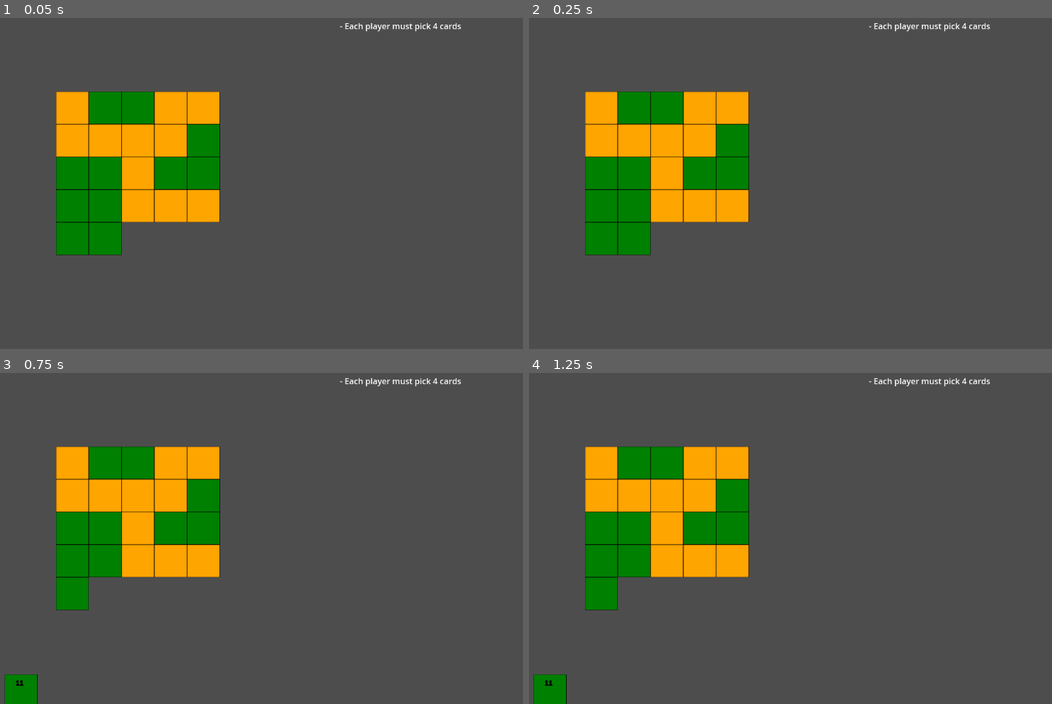
Above: before the commit, frames 1-4 (two rows, left to right).
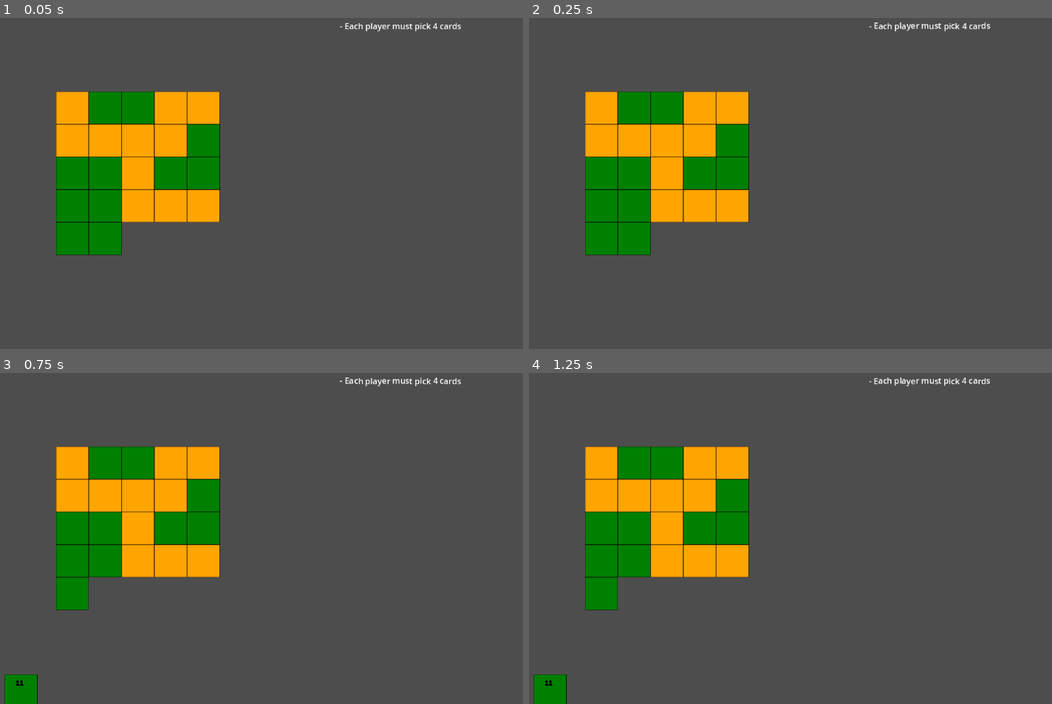
Above: after the commit, the same moments.

Repository: gturri/godot-coda
Game: Godot game, scene res://board.tscn
Two runs of this game, one before a commit and one after it. Both use one fixed random seed, a clock stepped at 60 frames per second and the inputs below. This scene is started directly instead of the project's main scene.
Inputs (mouse positions are in pixels of both pictures, inside the frame that each line leads up to):
- Up to frame 1 (0.05 s): no input
- Up to frame 2 (0.25 s): no input
- Up to frame 3 (0.75 s): move the mouse to (439, 538) at 0.52 s; press the mouse at (439, 538) at 0.53 s
- Up to frame 4 (1.25 s): no input

Frame 1 is identical in both runs. In frame 2, 0.1% of the frame differs, in the area x 64-89%, y 1-5%; in frame 3, 0.1%; in frame 4, 0.2%, in the area x 66-89%, y 1-5%.

Commit message:
highlight recent messages
otherwise it's easy to miss when a message is added

Diff:
--- a/InfoArea.gd
+++ b/InfoArea.gd
@@ -1,9 +1,40 @@
 extends RichTextLabel
 
+@export var timeUntilMessageIsntConsideredRecentAnymore_inSecond = 3
+var allEntries := [] # TODO: create an ad hoc Entry class
+
 func log_info(message: String) -> void:
-	append_text("- " + message + "\n")
+	add_message(message, "info")
 
 func log_warning(message: String) -> void:
-	push_color(Color.YELLOW)
-	log_info(message)
-	pop()
+	add_message(message, "warning")
+
+func add_message(message: String, severity: String) -> void:
+	allEntries.append([add_pre_and_postfix(message), severity, true])
+	print_entries()
+	var currentSize = allEntries.size()
+	get_tree().create_timer(timeUntilMessageIsntConsideredRecentAnymore_inSecond).timeout.connect(func (): mark_message_as_not_recent_anymore(currentSize-1))
+
+func add_pre_and_postfix(message: String) -> String:
+	return "- " + message + "\n"
+
+func mark_message_as_not_recent_anymore(entryIndex: int) -> void:
+	allEntries[entryIndex][2] = false
+	print_entries()
+
+func print_entries() -> void:
+	var allText = ""
+	for entry in allEntries:
+		var message = entry[0]
+		var severity = entry[1]
+		var isRecentMessage: bool = entry[2]
+		var optionalOpeningTags := ""
+		var optionalClosingTags := ""
+		if severity == "warning":
+			optionalOpeningTags += "[color=yellow]"
+			optionalClosingTags += "[/color]"
+		if isRecentMessage:
+			optionalOpeningTags += "[shake]" #TODO: find something more user friendly (see eg https://forum.godotengine.org/t/trying-to-make-the-highlight-of-a-richtextlabel-blink/38042 )
+			optionalClosingTags = "[/shake]" + optionalClosingTags
+		allText += optionalOpeningTags + message + optionalClosingTags
+	set_text(allText)
